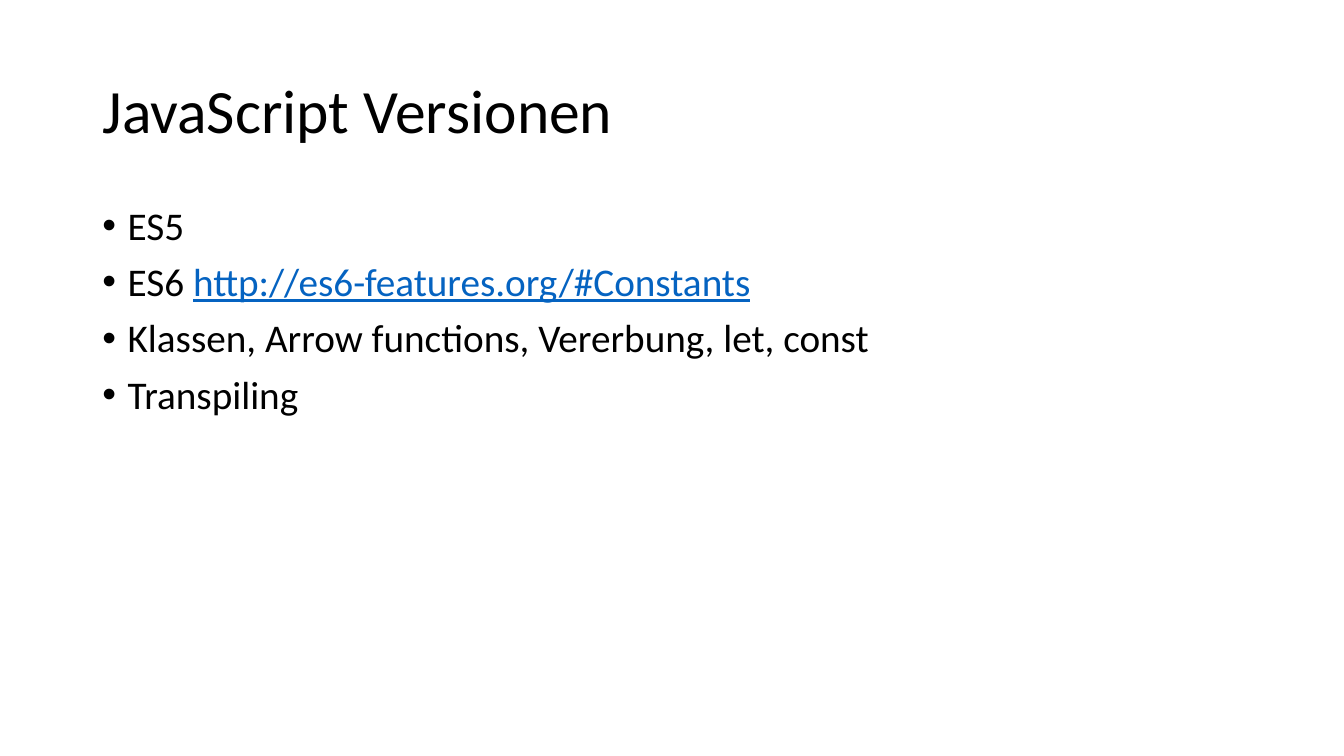
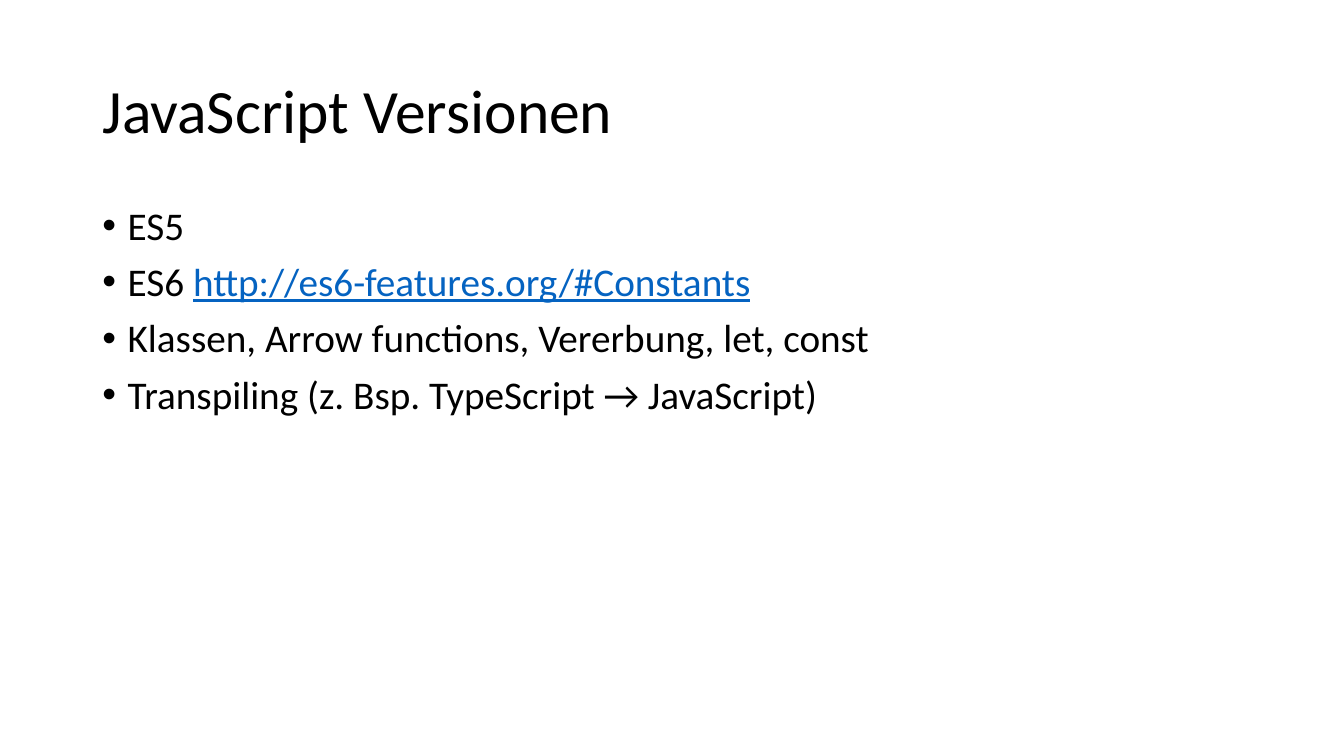
Before and after one commit to martiph/JSTraining_ICT-Campus, a slide deck: slide 4 of JSTraining.pptx. Drawn at 1344x756 pixels with LibreOffice and Linux fonts; fonts in the diff are those of the drawing. Boxes give left, top, right and bottom in pixels: in the first picture for what was removed or moved away, otherwise in the second. Text is boxed around its words. In the diff, an @@ line names an element or a change of style, - is before the commit and + after.

```diff
--- a/JSTraining.pptx
+++ b/JSTraining.pptx
@@ text at (128, 380, 817, 416): text changed @@
-• Transpiling
+• Transpiling (z. Bsp. TypeScript → JavaScript)
```
Also in this commit, not shown: 2 other slides changed.
